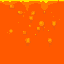
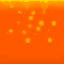
Layers edited between the first and the second 64x64 image:
added layer "Laag 2" above "Laag 1" over bbox(0, 0, 64, 64)
